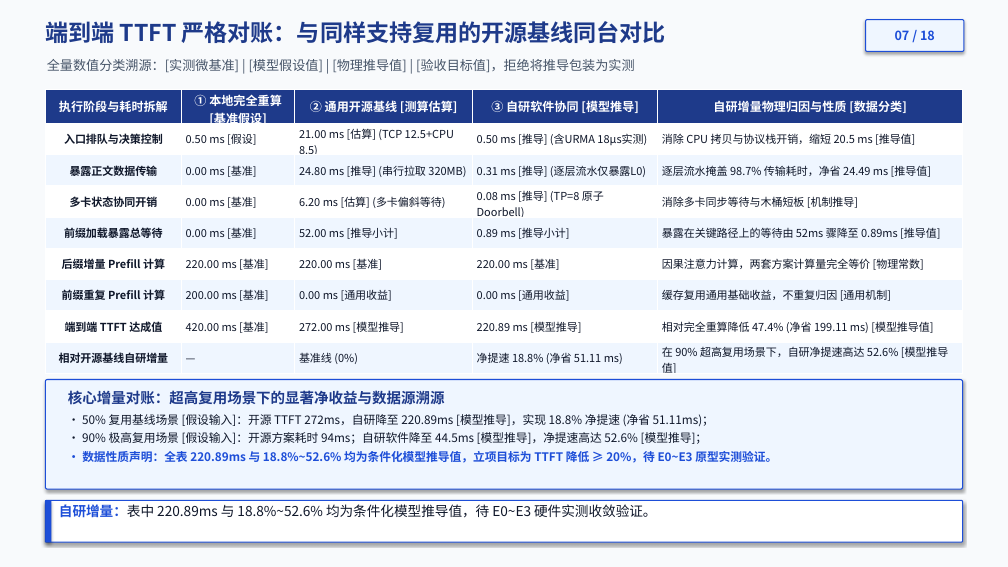
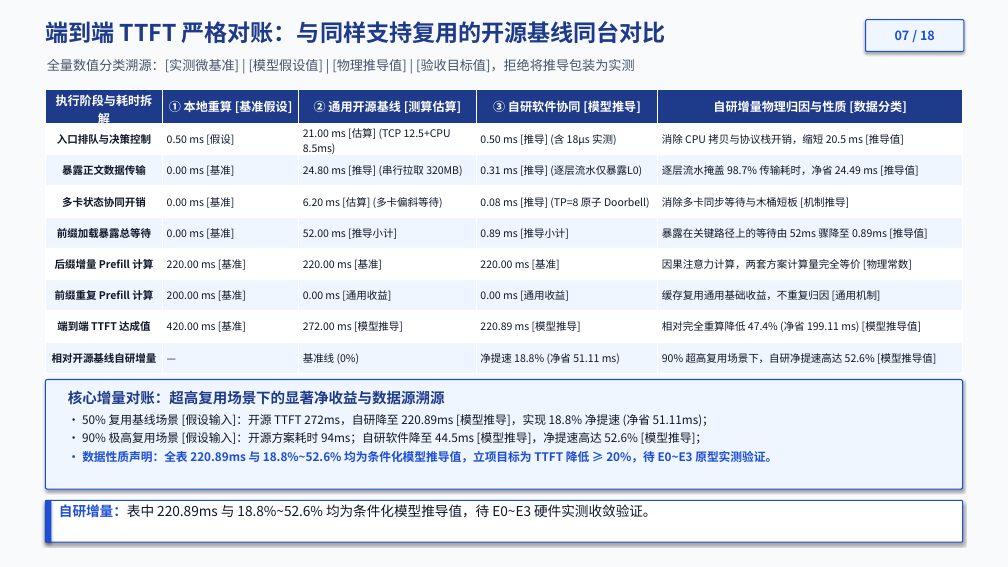
Before and after one commit to stonetree/reports, a slide deck: slide 7 of kvcache/unified_kv_memory/立项汇报PPTX/推理性能理论论证_20260907_Luna/统一异构KVCache存储池_推理性能理论论证_KPCL_20260908_v3_文风修订_预审版.pptx. Drawn at 1008x567 pixels with LibreOffice and Linux fonts; fonts in the diff are those of the drawing. Boxes give left, top, right and bottom in pixels: in the first picture for what was removed or moved away, otherwise in the second. Text is boxed around its words. In the diff, an @@ line names an element or a change of style, - is before the commit and + after.

```diff
--- a/kvcache/unified_kv_memory/立项汇报PPTX/推理性能理论论证_20260907_Luna/统一异构KVCache存储池_推理性能理论论证_KPCL_20260908_v3_文风修订_预审版.pptx
+++ b/kvcache/unified_kv_memory/立项汇报PPTX/推理性能理论论证_20260907_Luna/统一异构KVCache存储池_推理性能理论论证_KPCL_20260908_v3_文风修订_预审版.pptx
@@ table at [45, 89, 963, 371] @@
-row 1, column 2: ① 本地完全重算 [基准假设]
+row 1, column 2: ① 本地重算 [基准假设]
-row 2, column 3: 21.00 ms [估算] (TCP 12.5+CPU 8.5)
+row 2, column 3: 21.00 ms [估算] (TCP 12.5+CPU 8.5ms)
-row 2, column 4: 0.50 ms [推导] (含URMA 18µs实测)
+row 2, column 4: 0.50 ms [推导] (含 18µs 实测)
-row 9, column 5: 在 90% 超高复用场景下，自研净提速高达 52.6% [模型推导值]
+row 9, column 5: 90% 超高复用场景下，自研净提速高达 52.6% [模型推导值]
@@ size 10.5 to 10 pt in "入口排队与决策控制", "0.50 ms [假设]", "消除 CPU 拷贝与协议栈开销，缩短 20.5 ms [推导值]", "暴露正文数据传输" and 33 more places @@
```
Also in this commit, not shown: 11 other slides changed, 1 other file.
